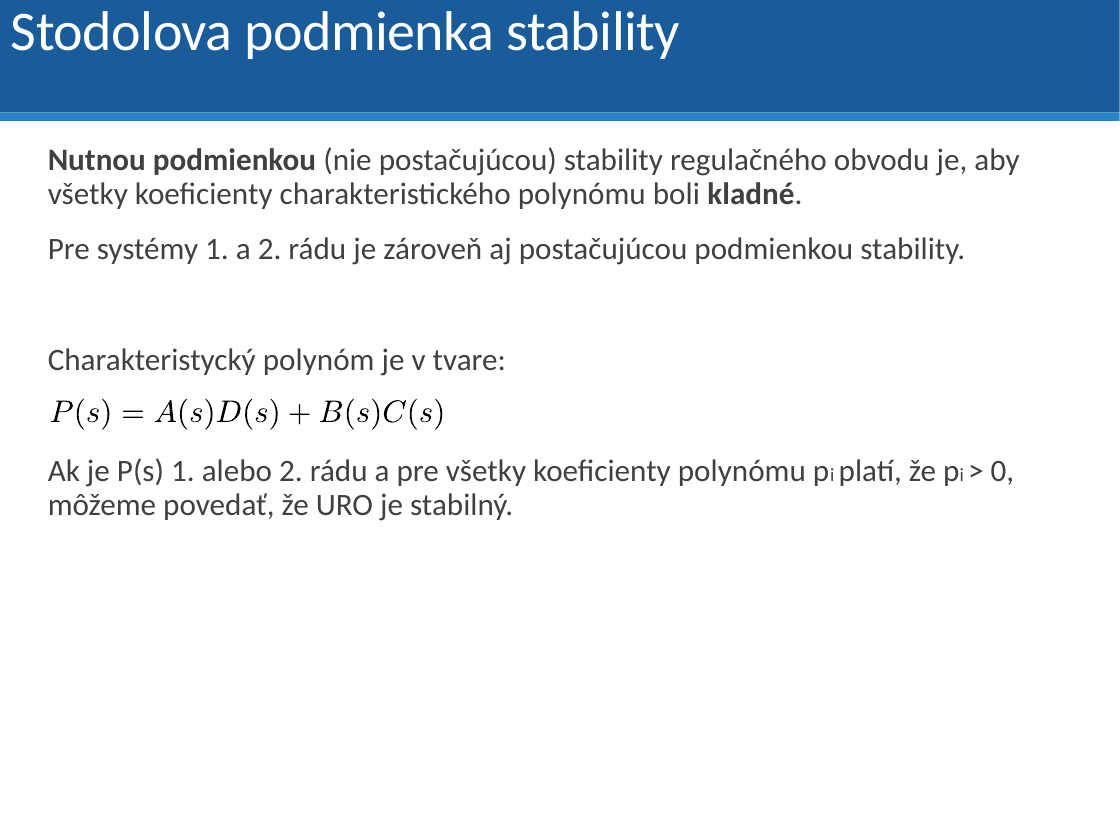
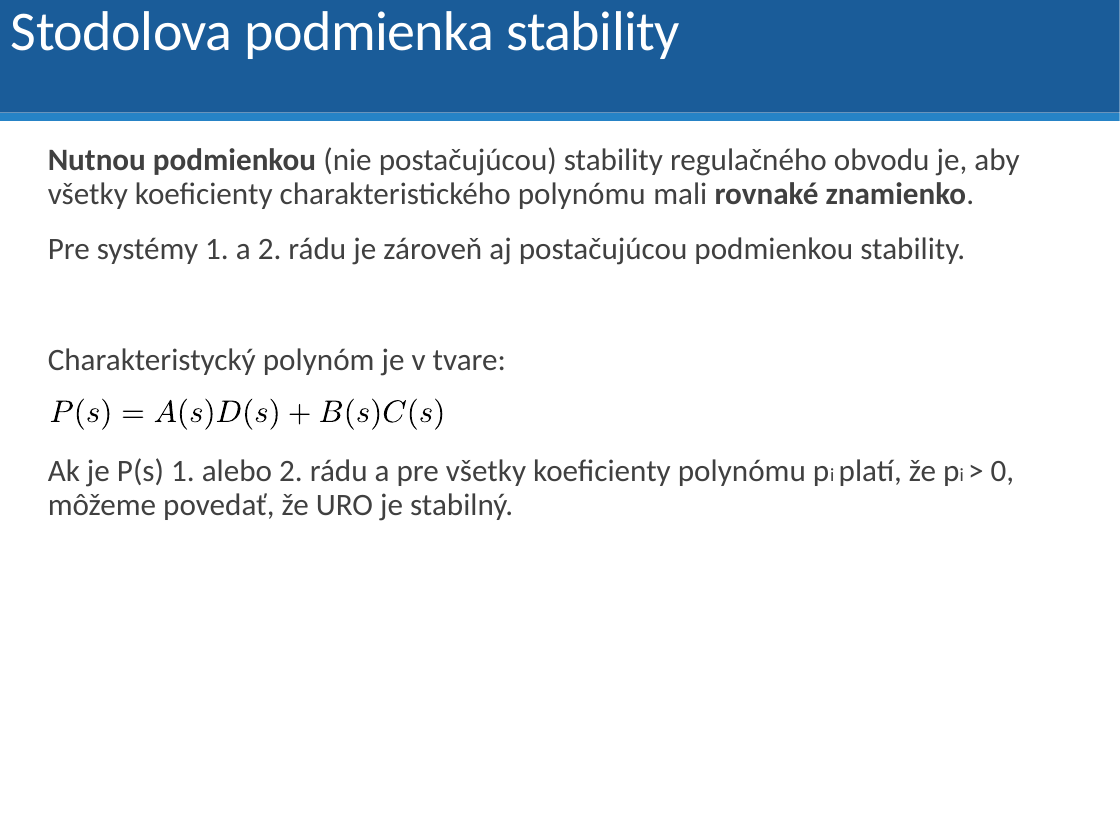
Before and after one commit to dodekm/TeamProjektKybernetika, a slide deck: slide 28 of Nove prednasky/P5 Stavový opis, Stabilita.pptx. Drawn at 1120x840 pixels with LibreOffice and Linux fonts; fonts in the diff are those of the drawing. Boxes give left, top, right and bottom in pixels: in the first picture for what was removed or moved away, otherwise in the second. Text is boxed around its words. In the diff, an @@ line names an element or a change of style, - is before the commit and + after.

```diff
--- a/Nove prednasky/P5 Stavový opis, Stabilita.pptx
+++ b/Nove prednasky/P5 Stavový opis, Stabilita.pptx
@@ text at [48,147,1019,209]: text changed @@
-Nutnou podmienkou (nie postačujúcou) stability regulačného obvodu je, aby všetky koeficienty charakteristického polynómu boli kladné.
+Nutnou podmienkou (nie postačujúcou) stability regulačného obvodu je, aby všetky koeficienty charakteristického polynómu mali rovnaké znamienko.
```
Also in this commit, not shown: 20 other slides changed.
